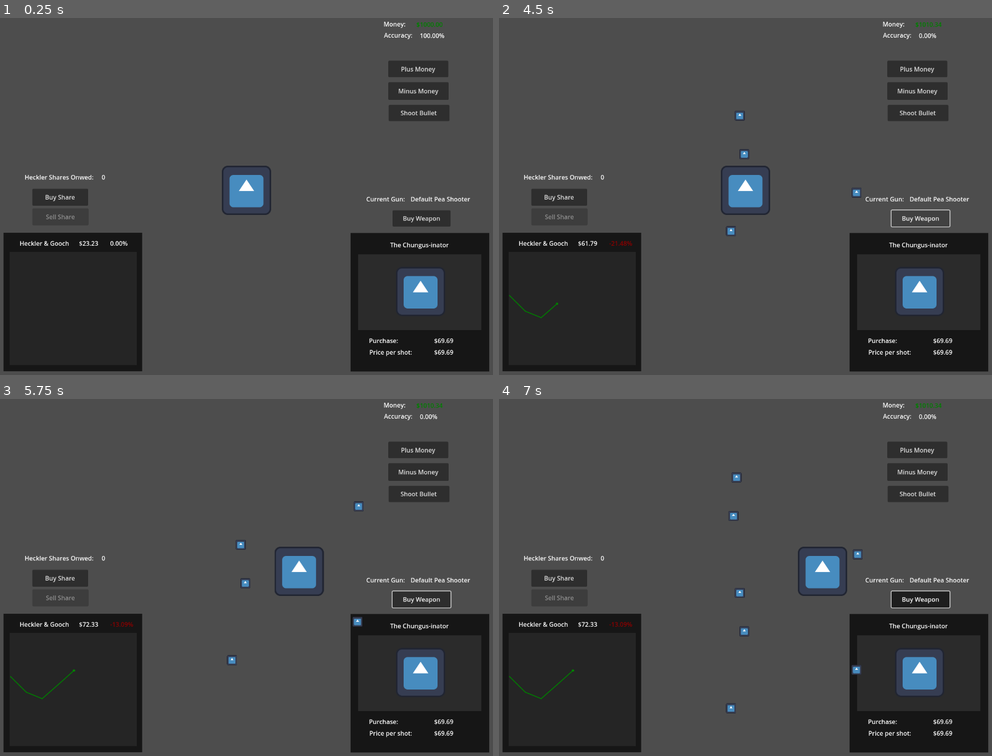
Above: before the commit, frames 1-4 (two rows, left to right).
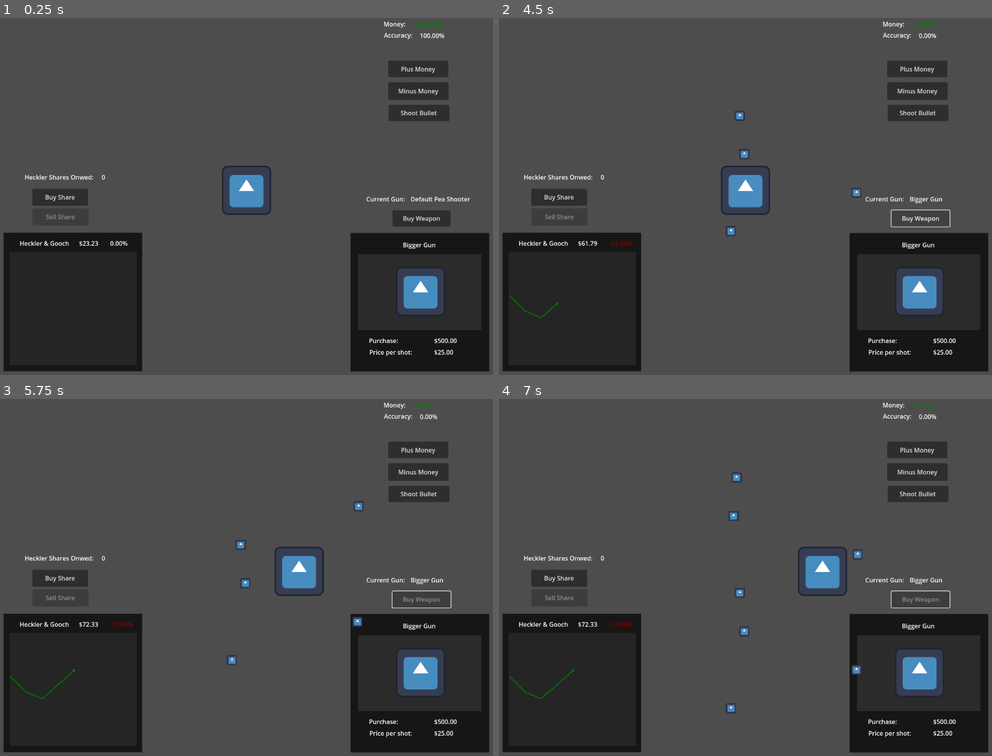
Above: after the commit, the same moments.

Repository: jsatof/bullet_hell_jam_v
Game: Godot game, scene res://Scenes/Main.tscn
Same seed, same stepped clock (60 frames per second), same inputs: the game is played once before the commit and once after it. The engine's default icon, where the game draws it, is replaced by a stand-in: a white triangle on a blue panel in a dark square.
Inputs (mouse positions are in pixels of both pictures, inside the frame that each line leads up to):
- Up to frame 1 (0.25 s): no input
- Up to frame 2 (4.5 s): click "Plus Money" at 0.5 s; click "Minus Money" at 1.25 s; click "Shoot Bullet" at 2 s; click "Buy Share" at 2.75 s; click "Sell Share" at 3.5 s; click "Buy Weapon" at 4.25 s
- Up to frame 3 (5.75 s): tap Enter at 5 s; move the mouse to (354, 552) at 5.02 s; hold D (move_right) from 5.03 s (still down); tap J at 5.1 s; click (354, 552) at 5.17 s
- Up to frame 4 (7 s): release D (move_right) at 5.75 s; drag from (646, 588) to (799, 570) at 5.77 s; move the mouse to (794, 491) at 6.52 s; hold D (move_right) from 6.53 s (still down); hold Enter from 6.53 s (still down)

The runs differ from the first frame. In frame 1, 0.2% of the frame differs, in the area x 79-93%, y 62-95%; in frame 2, 0.3%; in frame 3, 0.3%; in frame 4, 0.8%, in the area x 79-96%, y 1-95%.

Commit message:
Shop UX/UI update plus refactor
The test buttons are functional. Buy a gun from the shop if funds are
available. The button is disabled when there aren't enough funds.

Refactor Items:
	- Collapse code blocks into simpler
	- Make guns Dictionary types rather than Array
	- Add detection for which gun fired to bill the player properly

Diff:
--- a/Scenes/GunShop.tscn
+++ b/Scenes/GunShop.tscn
@@ -1,5 +1,6 @@
-[gd_scene load_steps=2 format=3 uid="uid://5557dvy4b3to"]
+[gd_scene load_steps=3 format=3 uid="uid://5557dvy4b3to"]
 
+[ext_resource type="Script" path="res://Scripts/GunShop.gd" id="1_qm3ll"]
 [ext_resource type="Texture2D" uid="uid://cwaqx1vlgv32g" path="res://icon.svg" id="1_ytpni"]
 
 [node name="GunShop" type="Control"]
@@ -9,6 +10,7 @@
 anchor_bottom = 1.0
 grow_horizontal = 2
 grow_vertical = 2
+script = ExtResource("1_qm3ll")
 
 [node name="BGColorRect" type="ColorRect" parent="."]
 layout_mode = 0
--- /dev/null
+++ b/Scripts/GunShop.gd
@@ -0,0 +1,15 @@
+extends Control
+
+@onready var gun_name := $GunNameLabel
+@onready var gun_price := $PurchaseValueLabel
+@onready var gun_bullet_cost := $PricePerShotValueLabel
+@onready var global := get_node("/root/GlobalState")
+
+func _ready():
+	assert(global)
+	update_labels()
+
+func update_labels():
+	gun_name.text = global.current_purchasable_gun["name"]
+	gun_price.text = "$%.2f" % global.current_purchasable_gun["shopprice"]
+	gun_bullet_cost.text = "$%.2f" % global.current_purchasable_gun["bulletcost"]
--- a/Scripts/LevelUI.gd
+++ b/Scripts/LevelUI.gd
@@ -8,6 +8,7 @@
 @onready var shop_gun_purchase_value := $PurchaseValueLabel
 @onready var shop_gun_price_per_shot := $PricePerShotValueLabel
 @onready var gun_image_region := $GunImageRegion
+@onready var equipped_gun_value := $EquippedGunValueLabel
 
 @onready var shoot_button := $TestButtons/ShootBulletButton
 @onready var boost_money := $TestButtons/BoostMoneyButton
@@ -16,67 +17,52 @@
 @onready var sell_share_button := $TestButtons/SellShareButton
 @onready var buy_gun_button := $TestButtons/BuyGunButton
 
-
-func _ready():
+func _ready() -> void:
 	money_value.text = "$%.2f" % global.money
 	money_value.add_theme_color_override("font_color", Color.WEB_GREEN)
 	accuracy_value.text = "%.2f%%" % global.accuracy
 
 	shoot_button.button_down.connect(on_shoot_button)
-	boost_money.button_down.connect(on_boost_money)
-	subtract_money.button_down.connect(on_subtract_money)
+	boost_money.button_down.connect(global.add_money, 100.0)
+	subtract_money.button_down.connect(global.add_money, -100.0)
 	buy_share_button.button_down.connect(on_buy_share_pressed)
 	sell_share_button.button_down.connect(on_sell_share_pressed)
 	buy_gun_button.button_down.connect(on_buy_gun_pressed)
 
-func on_shoot_button():
-	global.bullet_count += 1
-	if randi() % 2 == 0:
-		global.hit_count += 1
+#  TODO: proper detection on a bullet collision is a priority
+func on_shoot_button() -> void:
+	global.simulate_bullet_fired()
+	var acc: float = global.get_accuracy()
 
-	var new_acc: float = 100.0 * float(global.hit_count) / float(global.bullet_count)
+	accuracy_value.text = "%.2f%%" % acc
+	print("Bullet Count:", global.total_bullet_count)
+	print("Hit Count:", global.hit_count)
+	print("Acc:", acc)
 
-	accuracy_value.text = "%.2f%%" % new_acc
-	print("Bullet Count:", global.bullet_count)
-	print("Hit Count:", global.hit_count)
-	print("Acc:", new_acc)
+func update_money_label() -> void:
+	money_value.text = "$%.2f" % global.money
+	var money_label_color := Color.WEB_GREEN if global.money >= 0 else Color.DARK_RED
+	money_value.add_theme_color_override("font_color", money_label_color)
 
-func update_money():
-	money_value.text = "$%.2f" % global.money
-	if global.money >= 0:
-		money_value.add_theme_color_override("font_color", Color.WEB_GREEN)
-	else:
-		money_value.add_theme_color_override("font_color", Color.DARK_RED)
+func update_stock_owned_label() -> void:
+	shares_owned_value.text = "%d" % global.heckler_shares_owned
+	sell_share_button.disabled = global.heckler_shares_owned == 0
+	buy_share_button.disabled = global.heckler_stock_price > global.money
+	update_money_label()
 
-func update_stock_owned():
-	shares_owned_value.text = "%d" % global.heckler_shares_owned
-	if global.heckler_shares_owned > 0:
-		sell_share_button.disabled = false
-	if global.heckler_shares_owned == 0:
-		sell_share_button.disabled = true
+func update_equipped_gun_label() -> void:
+	equipped_gun_value.text = global.current_equipped_gun["name"]
+	buy_gun_button.disabled = global.money < global.current_purchasable_gun["shopprice"]
 
-	update_money()
+func on_buy_share_pressed() -> void:
+	global.buy_heckler_stock()
+	update_stock_owned_label()
 
-	if global.heckler_stock_price > global.money:
-		buy_share_button.disabled = true
-	else:
-		buy_share_button.disabled = false
+func on_sell_share_pressed() -> void:
+	global.sell_heckler_stock()
+	update_stock_owned_label()
 
-func on_boost_money():
-	global.money += 100.0
-	update_money()
-
-func on_subtract_money():
-	global.money -= 100.0
-	update_money()
-
-func on_buy_share_pressed():
-	global.buy_heckler_stock()
-	update_stock_owned()
-
-func on_sell_share_pressed():
-	global.sell_heckler_stock()
-	update_stock_owned()
-
-func on_buy_gun_pressed():
-	update_money()
+func on_buy_gun_pressed() -> void:
+	global.buy_and_equip_gun_from_shop()
+	update_money_label()
+	update_equipped_gun_label()
--- a/Scripts/StockGraphGraph.gd
+++ b/Scripts/StockGraphGraph.gd
@@ -21,13 +21,13 @@
 
 func _draw():
 	for i in range(1, len(stock_points)):
-		var start := Vector2(point_size + (i - 1) * color_rect.size.x / 8, stock_points[i - 1])
-		var current := Vector2(point_size + i * color_rect.size.x / 8, stock_points[i])
+		var start: Vector2 = screen_coord_from_stock_points(i - 1)
+		var current: Vector2 = screen_coord_from_stock_points(i)
 		draw_line(start, current, Color.WEB_GREEN, 1, true)
 	# draw circle at last point
 	if len(stock_points) > 0:
 		var last_index := len(stock_points) - 1
-		draw_circle(Vector2(point_size + last_index * color_rect.size.x / 8, stock_points[last_index]), point_size, Color.WEB_GREEN)
+		draw_circle(screen_coord_from_stock_points(last_index), point_size, Color.WEB_GREEN)
 
 # every second the stock prices will update
 # so far only the last 10 points are saved,
@@ -58,3 +58,9 @@
 
 	global.set_new_heckler_stock_price()
 	queue_redraw()
+
+func screen_coord_from_stock_points(index: int) -> Vector2:
+	# This condition should never occur, but just in case
+	if index < 0 || index >= len(stock_points):
+		return Vector2(-1000, -1000) # will lead to draw dramatically wild line
+	return Vector2(point_size + index * color_rect.size.x / 8, stock_points[index])
--- a/global_state.gd
+++ b/global_state.gd
@@ -1,6 +1,5 @@
 extends Node
 
-var bullet_count := 0
 var hit_count := 0
 var accuracy := 100.0
 var money := 1000.0
@@ -11,35 +10,75 @@
 var bullet_price := 10.0
 var heckler_shares_owned := 0
 
-var rng := RandomNumberGenerator.new()
+var stock_rng := RandomNumberGenerator.new()
+var test_bullet_rng := RandomNumberGenerator.new()
 
-var pea_shooter_gun := [
-	"Pea Shooter", 	# Name
-	100.0, 			# Damage
-	10.0,			# Cost per shot
-]
-var bigger_gun := [
-	"Bigger Gun",	# Name
-	200.0,			# Damage
-	25.0,			# Cost per shot
-]
-var current_gun: Array = pea_shooter_gun
+const pea_shooter_gun := {
+	"id": 0,
+	"name": "Pea Shooter",
+	"damage": 100.0,
+	"bulletcost": 10.0,
+	"shopprice": 0.0,
+}
+const bigger_gun := {
+	"id": 1,
+	"name": "Bigger Gun",
+	"damage": 250.0,
+	"bulletcost": 25.0,
+	"shopprice": 500.0,
+}
+var current_equipped_gun: Dictionary = pea_shooter_gun
+var current_purchasable_gun: Dictionary = bigger_gun
 
-func _ready():
-	rng.seed = 42069 # TODO: remove me when finalizing
+var pea_shooter_bullet_count := 0
+var bigger_gun_bullet_count := 0
+var total_bullet_count := 0
+
+func _ready() -> void:
+	stock_rng.seed = 42069 # TODO: remove me when finalizing
+	test_bullet_rng.seed = int("doomguy")
 	set_new_heckler_stock_price()
 
-func set_new_heckler_stock_price():
+func set_new_heckler_stock_price() -> void:
 	last_heckler_stock_price = heckler_stock_price
-	heckler_stock_price = rng.randf() * 50.0 + 40.0 # range from [40.0, 90.0)
+	heckler_stock_price = stock_rng.randf() * 50.0 + 40.0 # range from [40.0, 90.0)
 	heckler_percent_diff = heckler_stock_price - last_heckler_stock_price / heckler_stock_price * 100.0
 
-func buy_heckler_stock():
+func buy_heckler_stock() -> void:
 	heckler_shares_owned += 1
 	money -= heckler_stock_price
 	print("Bought Stock for $", heckler_stock_price)
 
-func sell_heckler_stock():
+func sell_heckler_stock() -> void:
 	heckler_shares_owned -= 1
 	money += heckler_stock_price
 	print("Sold Stock for $", heckler_stock_price)
+
+func add_money(x: float) -> void:
+	money += x
+
+func buy_and_equip_gun_from_shop() -> bool:
+	if current_purchasable_gun["shopprice"] > money:
+		return false
+	current_equipped_gun = current_purchasable_gun
+	money -= current_equipped_gun["shopprice"]
+	return true
+
+func simulate_bullet_fired() -> void:
+	match current_equipped_gun["id"]: # index 2 is the bullet cost
+		0: pea_shooter_bullet_count += 1
+		1: bigger_gun_bullet_count += 1
+
+	total_bullet_count += 1
+
+	if simulate_bullet_hit():
+		hit_count += 1
+
+	accuracy = float(hit_count) / float(total_bullet_count) * 100.0
+	money -= current_equipped_gun["bulletcost"]
+
+func simulate_bullet_hit() -> bool:
+	return test_bullet_rng.randi() % 2 == 0
+
+func get_accuracy() -> float:
+	return accuracy
